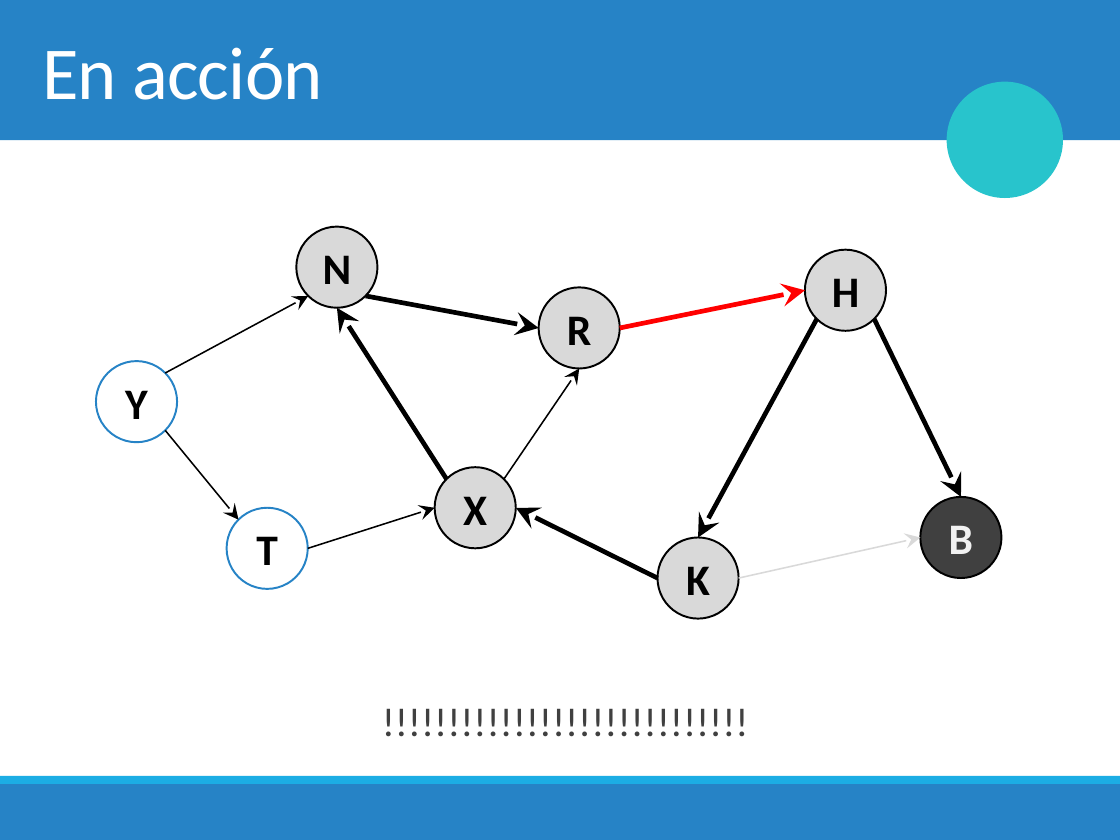
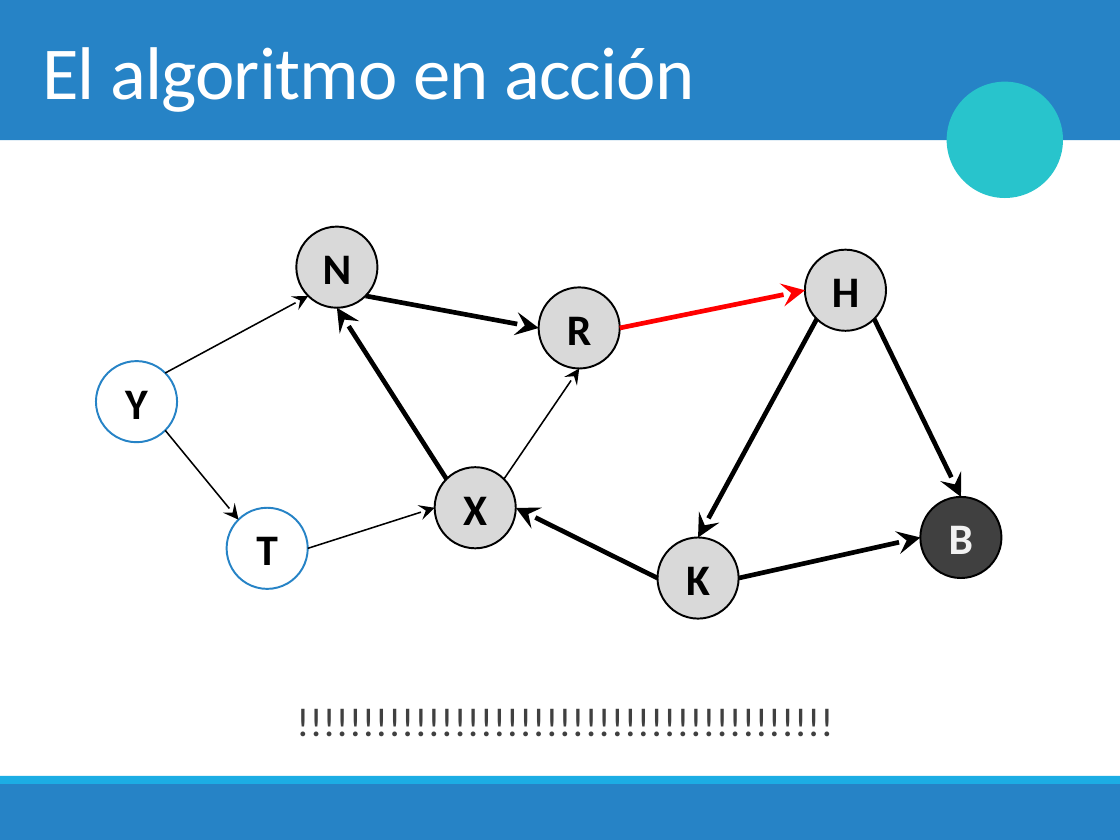
Before and after one commit to mplazadelosreyes/2018-2, a slide deck: slide 46 of Clases/13. Grafos & Depth First Search.pptx. Drawn at 1120x840 pixels with LibreOffice and Linux fonts; fonts in the diff are those of the drawing; background and template pictures are left out. Boxes give left, top, right and bottom in pixels: in the first picture for what was removed or moved away, otherwise in the second. Text is boxed around its words. In the diff, an @@ line names an element or a change of style, - is before the commit and + after.

```diff
--- a/Clases/13. Grafos & Depth First Search.pptx
+++ b/Clases/13. Grafos & Depth First Search.pptx
@@ title at (x1=42, y1=47, x2=695, y2=112): text changed @@
-En acción
+El algoritmo en acción
@@ arrow (739, 578) - (921, 538): stroke #D9D9D9 1 pt to #000000 3 pt @@
@@ text at (x1=31, y1=676, x2=1090, y2=747): text changed @@
-  !!!!!!!!!!!!!!!!!!!!!!!!!!!!
+  !!!!!!!!!!!!!!!!!!!!!!!!!!!!!!!!!!!!!!!!!
```
Also in this commit, not shown: 41 other slides changed, 23 slides added, 1 slide removed, 5 other files.
